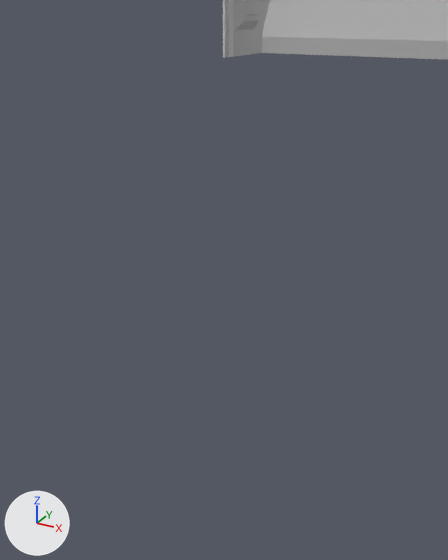
One commit to the FBX model Assets/FBX/City/Building_05/Fbx/Building_05.FBX: the scene before it, then after it.
Before and after are seen from a camera (50 mm lens) standing at (-0.1858, 0.0448, 0.0276) and looking at (-0.1897, 0.0518, 0.0241). Arrows for +X, +Y and +Z are at lower left; the lights stay in place. Where no turn or scale is listed for an object, it has been applied to the vertices.

Before the edit, the objects in view are built like this:
```python
me_mesh_011 = bpy.data.meshes.new('Mesh.011')
me_mesh_011.from_pydata(...)  # 21 vertices, 12 faces; spans x -0.005..0.38, y -0.463..0.023, z 0.0..0.177
me_mesh_011.materials.append(mat_carton_mat)  # light grey #cacaca
me_mesh_019 = bpy.data.meshes.new('Mesh.019')
me_mesh_019.from_pydata(...)  # 39 vertices, 37 faces; spans x -0.002..0.0057, y -0.0502..0.02, z 0.0..0.07
me_mesh_019.materials.append(mat_building_05)  # light grey #cacaca
ob_b05_carton = bpy.data.objects.new('B05_Carton', me_mesh_011)
ob_b05_carton.location = (-0.375, 0.44, 0.0)
ob_b05_tunnel_wall_back = bpy.data.objects.new('B05_Tunnel_Wall_Back', me_mesh_019)
ob_b05_tunnel_wall_back.location = (-0.375, 0.44, 0.0)
```
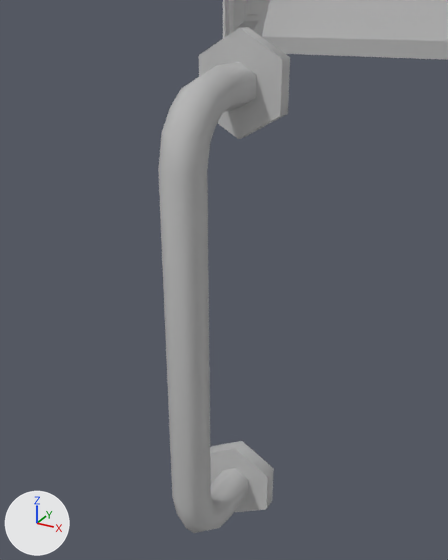
Location of each change, [x1, y1, x2, y2] in pixels of the pictures (448 x 560 px):
'B06_Pomo (1)', added: after [158, 27, 290, 533]

Diff of the bpy script that builds the scene:
```diff
--- a/Assets/FBX/City/Building_05/Fbx/Building_05.FBX.py
+++ b/Assets/FBX/City/Building_05/Fbx/Building_05.FBX.py
@@ me_mesh_020 @@
+me_mesh_020.from_pydata(...)  # 96 vertices, 90 faces; spans x -0.0006..0.0006, y -0.00191..0.0, z -0.00059..0.00728
+me_mesh_020.materials.append(mat_building_05)  # light grey #cacaca
@@ ob_b06_pomo__1 @@
+ob_b06_pomo__1 = bpy.data.objects.new('B06_Pomo (1)', me_mesh_020)
+ob_b06_pomo__1.location = (-0.18969, 0.05242, 0.0201)
```
